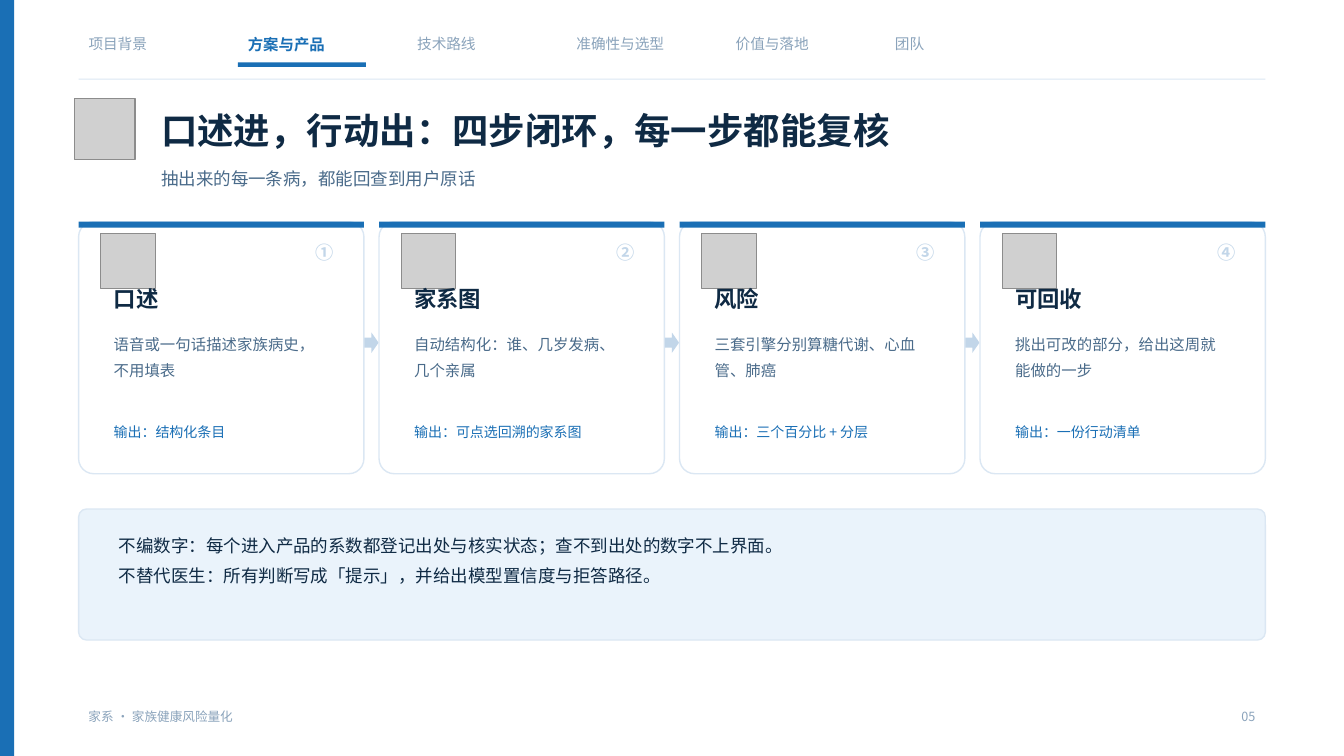
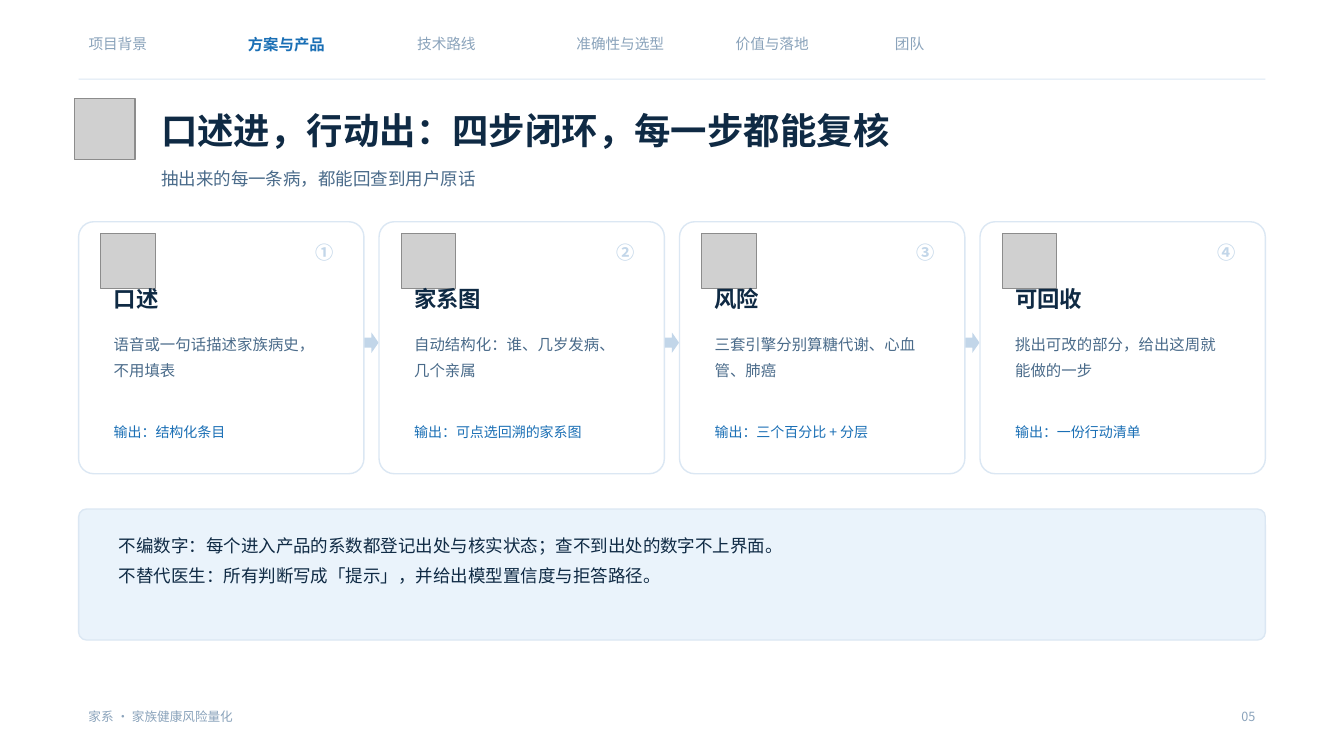
Before and after one commit to NimuStudio/jiaxi, a slide deck: slide 5 of deliverables/家系-答辩-v2.pptx. Drawn at 1344x756 pixels with LibreOffice and Linux fonts; fonts in the diff are those of the drawing; grey boxes stand for pictures; background and template pictures are left out. Boxes give left, top, right and bottom in pixels: in the first picture for what was removed or moved away, otherwise in the second. Text is boxed around its words. In the diff, an @@ line names an element or a change of style, - is before the commit and + after.

```diff
--- a/deliverables/家系-答辩-v2.pptx
+++ b/deliverables/家系-答辩-v2.pptx
@@ rectangle removed at (x1=0, y1=0, x2=14, y2=756) @@
@@ rectangle removed at (x1=238, y1=63, x2=366, y2=67) @@
@@ rectangle removed at (x1=79, y1=222, x2=364, y2=228) @@
@@ rectangle removed at (x1=379, y1=222, x2=664, y2=228) @@
@@ rectangle removed at (x1=680, y1=222, x2=965, y2=228) @@
@@ rectangle removed at (x1=980, y1=222, x2=1265, y2=228) @@
```
Also in this commit, not shown: 18 other slides changed, 1 other file.
